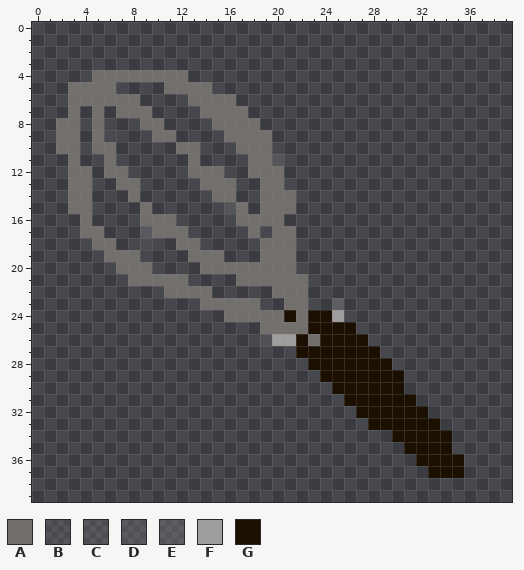
File history of a pixel-art sprite, images/mix.png. Above is the file before it was changed.
The file is 40x40 pixels. Pixels under 10% opacity are left out. Colours within 5 levels of each other are drawn and written as one.
Palette (. is transparent): A #726f6c  B #a09e9c28  C #a09e9c2e  D #a09e9c36  E #a09e9c40  F #a09e9c  G #1a0f00
Pixels before, first column x 2:
 4 ...AAAAAAAA.......................
 5 .AAAA....AAAA.....................
 6 .AAAAAA....AAAA...................
 7 .A.A.AAA....AAAA..................
 8 AA.A...AA....AAAA.................
 9 AA.AB...AA....AAAA................
10 AA.AA.....AA...AAA................
11 .A..A......A....AAE...............
12 .AA.AA.....AAA..AAA...............
13 .AA..AA.....AAA..AA...............
14 .AA...A......AA..AAA..............
15 .AA....A......EA.AAA..............
16 ..A....AAA.....AAAA...............
17 ..AA...DAAA.....A.AA..............
18 ...AA..C..AA.....AAA..............
19 ....AAA....AAA...AAA..............
20 .....AAA....AAAAAAAA..............
21 ......AAAAA....AAAAAA.............
22 .........AAAA.....AAA.............
23 ............AAAAA..AA..E..........
24 ..............AAAAAGAGGF..........
25 .................AAAAGGGG.........
26 .................DFFGAGGGG........
27 ....................GGGGGGG.......
28 .....................GGGGGGG......
29 ......................GGGGGGG.....
30 .......................GGGGGG.....
31 ........................GGGGGG....
32 .........................GGGGGG...
33 ..........................GGGGGG..
34 ............................GGGGG.
35 .............................GGGG.
36 ..............................GGGG
37 ...............................GGG
The same view after the edit:
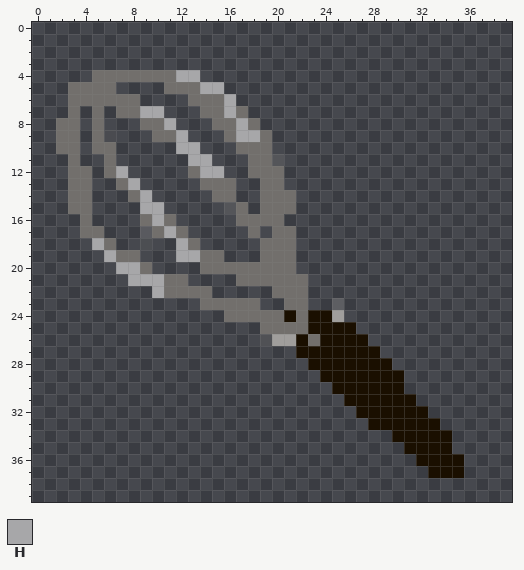
Colours new in this view: H #a7a7a9
The edit:
Changed rows in their new state; - is an unchanged pixel.
first column x 5:
 4 -------HH-----
 5 ---------HH---
 6 -----------H--
 7 ----HH-----H--
 8 ------H-----H-
 9 -------H----HH
10 -------HH-----
11 --------HH----
12 --H------HH---
13 ---H----------
14 ----H---------
15 ----HH--------
16 -----H--------
17 ------H-------
18 H------H------
19 -H-----HH-----
20 --HH----------
21 ---HHH--------
22 -----H--------
Pixel boxes of the changes (left, top, right, bottom) in both pictures:
changed: (92, 70, 260, 298)
